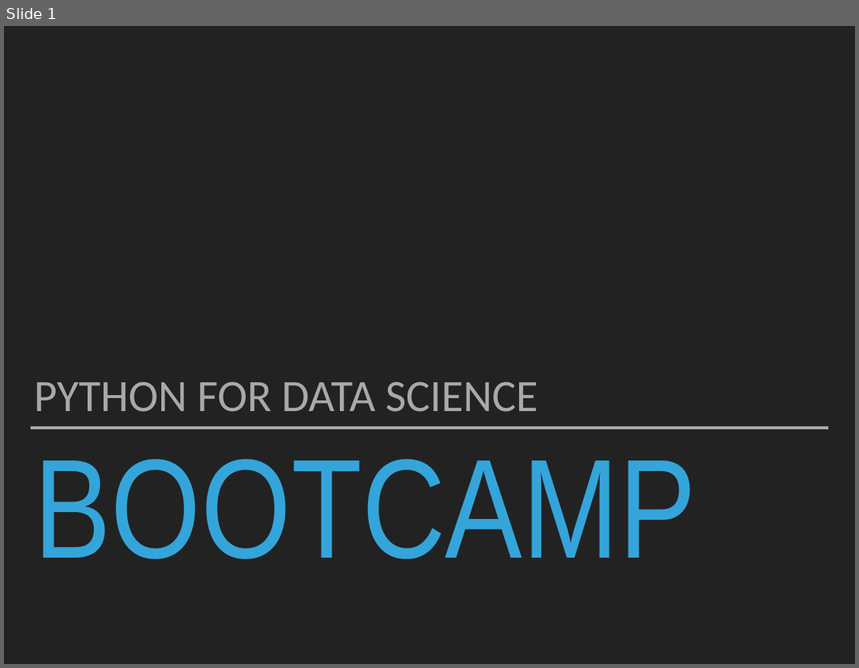
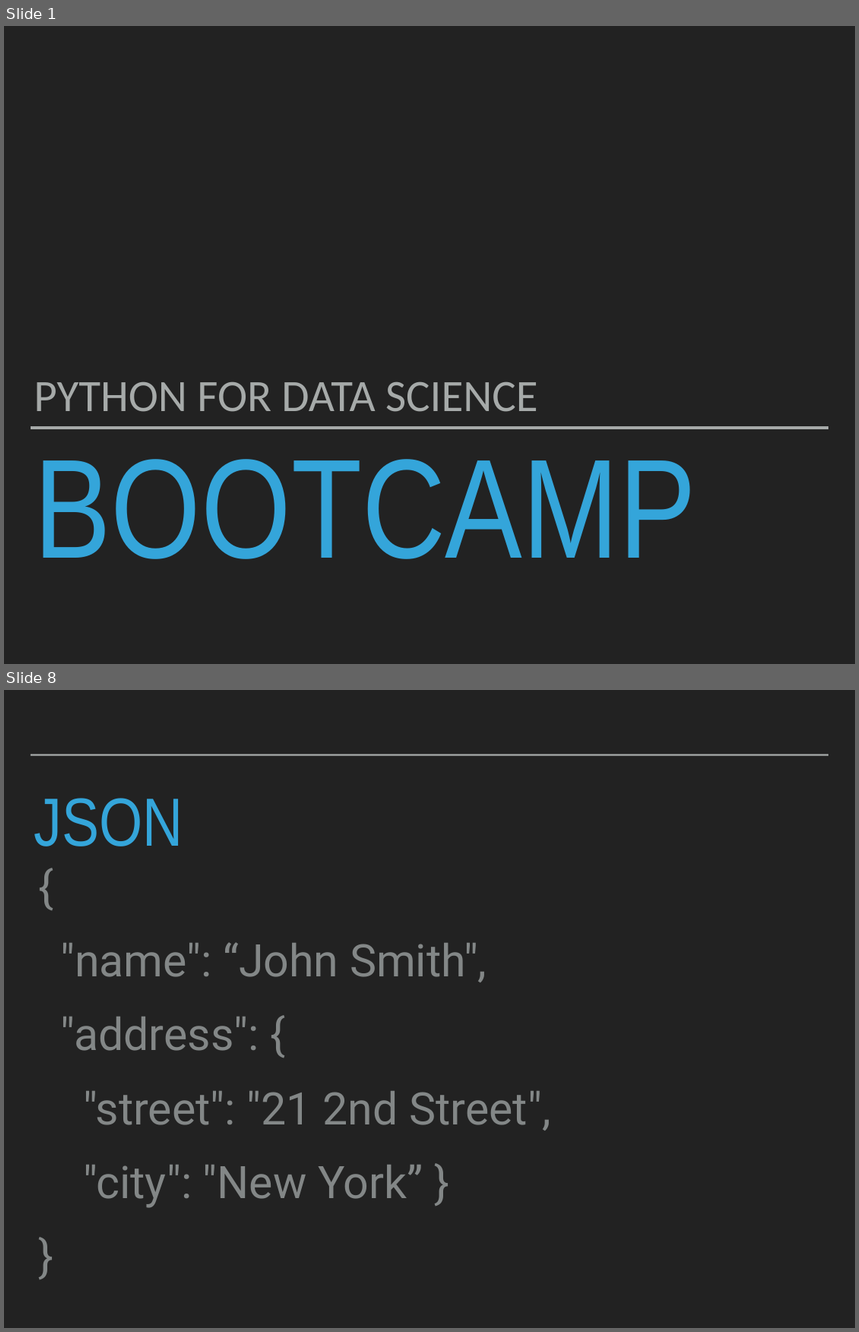
Before and after one commit to robcarrington/python-for-data-science, a slide deck: Session8/Session8_Slides.pptx. Shown one above the other, each under a label of ours: slide 1 before the commit, slides 1 and 8 after it; the slides between them are not shown. The pictures are 859x668 and 859x1332 pixels, drawn with LibreOffice and Linux fonts; fonts in the diff are those of the drawing. Boxes give left, top, right and bottom in pixels: in the first picture for what was removed or moved away, otherwise in the second. Text is boxed around its words. In the diff, an @@ line names an element or a change of style, - is before the commit and + after.

```diff
--- a/Session8/Session8_Slides.pptx
+++ b/Session8/Session8_Slides.pptx
@@ slide 8 added at (4, 690, 855, 1328), background #222222 @@
@@ line added from (31, 755) to (829, 755), #A6AAA9 2 pt @@
@@ title added at (34, 798, 183, 847), 82 pt, text #34A5DA @@
+JSON
@@ text added at (61, 942, 550, 1208), 54 pt, text #838787 @@
+{
+"name": “John Smith",
+"address": {
+"street": "21 2nd Street",
+"city": "New York” }
+}
```
Also in this commit, not shown: 31 other slides added.
